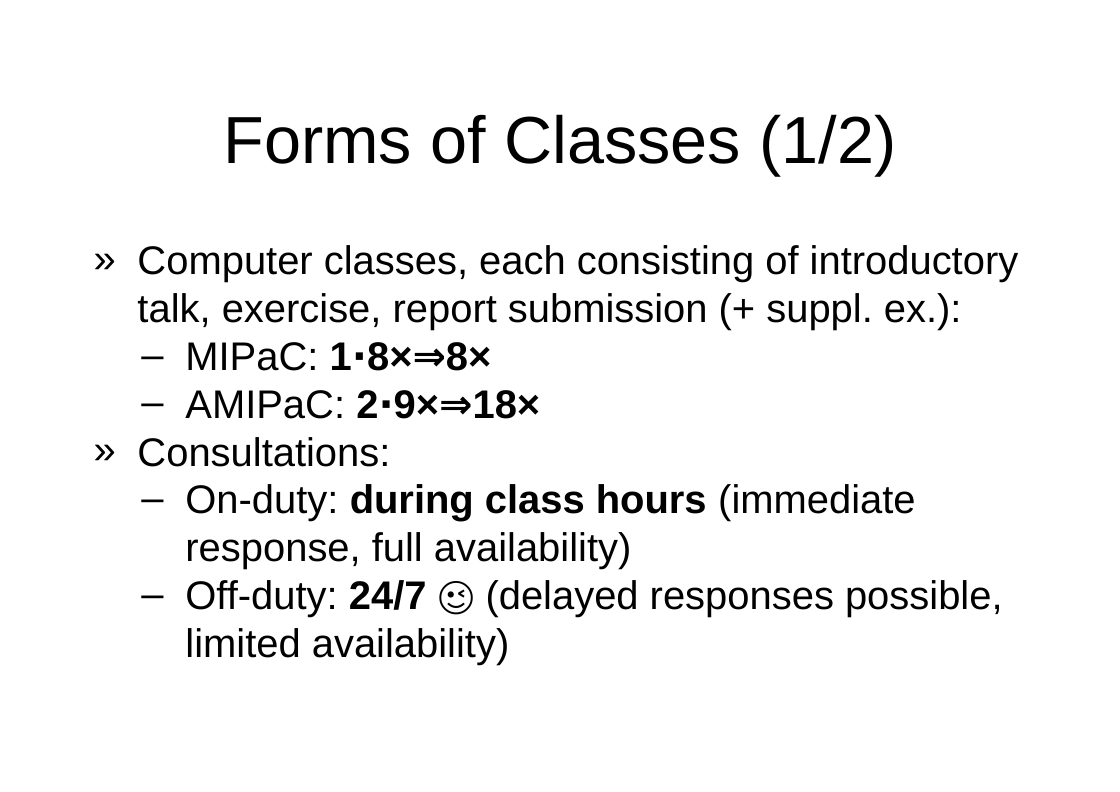
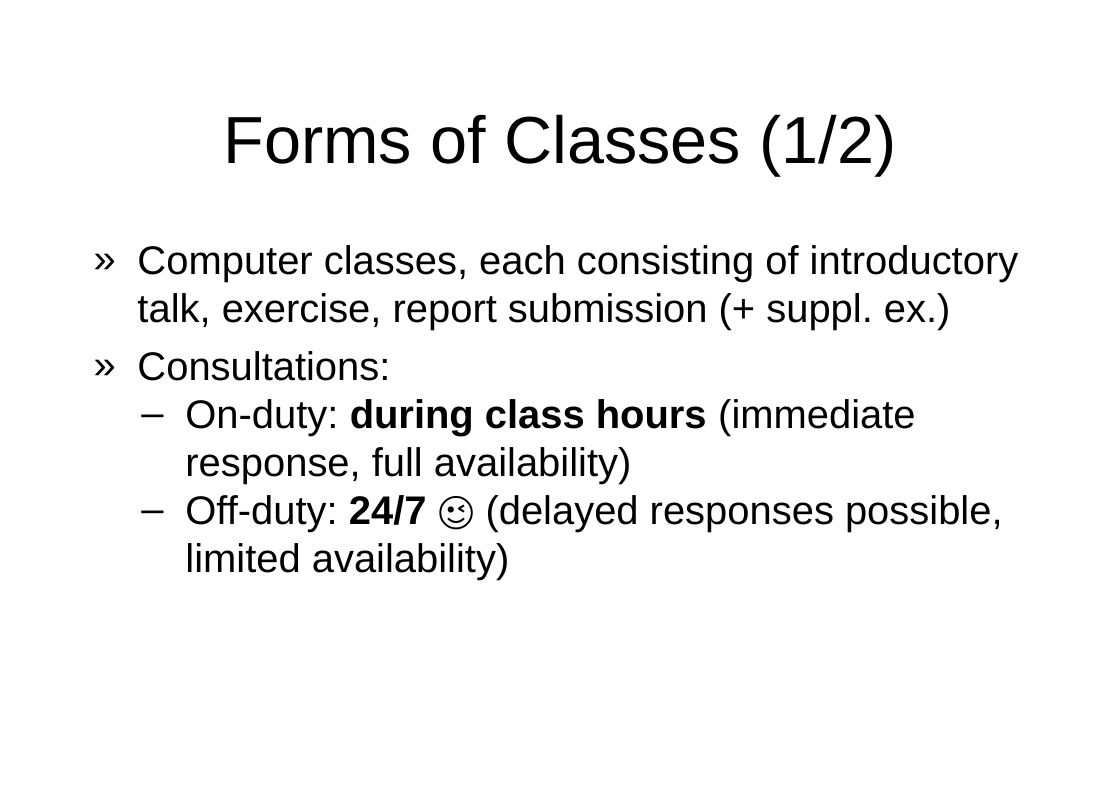
Before and after one commit to miklesz/AMIPaC, a slide deck: slide 7 of (A)MIPaC Introduction.pptx. Drawn at 1120x792 pixels with LibreOffice and Linux fonts; fonts in the diff are those of the drawing; background and template pictures are left out. Boxes give left, top, right and bottom in pixels: in the first picture for what was removed or moved away, otherwise in the second. Text is boxed around its words. In the diff, an @@ line names an element or a change of style, - is before the commit and + after.

```diff
--- a/(A)MIPaC Introduction.pptx
+++ b/(A)MIPaC Introduction.pptx
@@ text at bbox=[137, 245, 1019, 330]: text changed @@
-» Computer classes, each consisting of introductory talk, exercise, report submission (+ suppl. ex.):
-  – MIPaC: 1⋅8×⇒8×
-  – AMIPaC: 2⋅9×⇒18×
+» Computer classes, each consisting of introductory talk, exercise, report submission (+ suppl. ex.)
@@ text at bbox=[137, 351, 390, 381]: more space between paragraphs @@
```
Also in this commit, not shown: 2 other slides changed, 1 slide removed.
